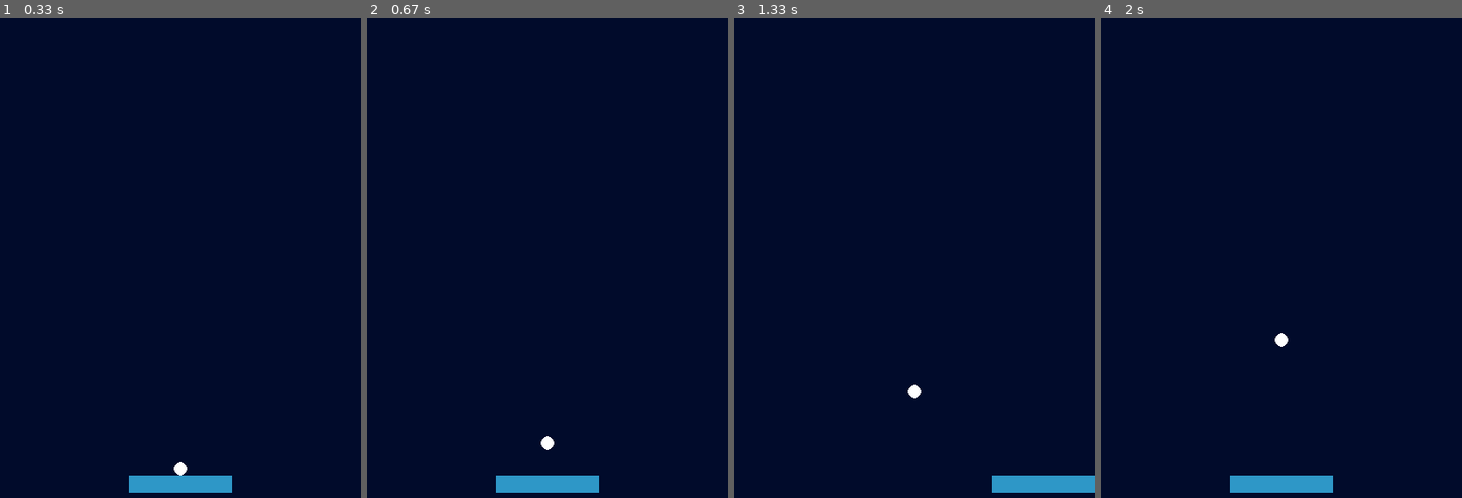
Above: before the commit, frames 1-4 (left to right).
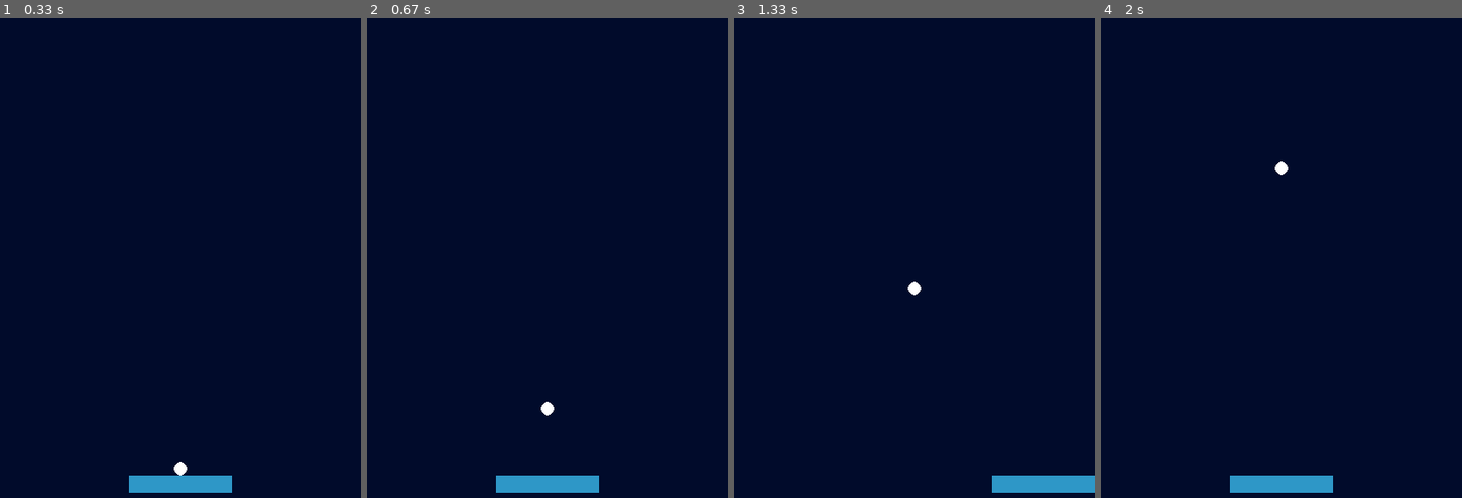
Above: after the commit, the same moments.

Repository: SebasMorales1/arkanoid-pygame
Game: pygame game, started from main.py
The game is run twice, just before and just after one commit, with the same random seed, the same clock (stepped at 60 frames per second) and the same inputs.
Inputs:
- Up to frame 1 (0.33 s): no input
- Up to frame 2 (0.67 s): tap Space at 0.33 s
- Up to frame 3 (1.33 s): hold Right 0.67-1.13 s; tap Space at 0.73, 1.03, 1.23 s; hold Right from 1.17 s (still down)
- Up to frame 4 (2 s): tap Space at 1.53, 1.73 s; release Right at 1.63 s; hold Left from 1.67 s (still down)

Frame 1 is identical in both runs. In frame 2, 0.2% of the frame differs, in the area x 48-52%, y 79-90%; in frame 3, 0.2%; in frame 4, 0.2%.

Commit message:
Add gameover window

Diff:
--- a/entities.py
+++ b/entities.py
@@ -25,7 +25,7 @@
 class Ball:
     def __init__(self, pos, radius, sticked):
         self.color = (255, 255, 255)
-        self.speed = 3
+        self.speed = 7
         self.state = 0 # State = 0: sticky 1: in movement
         self.radius = radius
         self.xdirection = 0
--- a/main.py
+++ b/main.py
@@ -1,4 +1,6 @@
 import pygame
+import sys
+import os
 from entities import *
 
 # Configs
@@ -11,16 +13,25 @@
 BALL_INITIAL_STICKED = PLAYER_WIDTH//2
 BALL_INITIAL_POS = (PLAYER_INITIAL_POS[0]+BALL_INITIAL_STICKED, PLAYER_INITIAL_POS[1]-BALL_RADIUS)
 
+WHITE = (255, 255, 255)
+GRAY1 = (212, 212, 212)
+AQUA = (171, 245, 245)
+
 def main():
     pygame.init()
     pygame.display.set_caption("Arkanoid clone - pygame")
     screen = pygame.display.set_mode(SCREEN_SIZE)
 
     running = True
+    gameover = False
 
     player = Player(list(PLAYER_INITIAL_POS), PLAYER_WIDTH)
     ball = Ball(list(BALL_INITIAL_POS), BALL_RADIUS, BALL_INITIAL_STICKED)
     clock = pygame.time.Clock()
+
+    font_route = os.path.join(os.path.dirname(__file__), "gameover.ttf")
+    font = pygame.font.Font(font_route, 25)
+    font2 = pygame.font.Font(font_route, 15)
 
     while running:
         clock.tick(30)
@@ -33,6 +44,35 @@
                     if ball.state == 0:
                         ball.ydirection = -1
                         ball.state = 1
+                    elif gameover:
+                        # Restart player and ball props
+                        gameover = False
+                        player.pos = list(PLAYER_INITIAL_POS)
+
+                        ball.state = 0
+                        ball.pos = list(BALL_INITIAL_POS)
+                        ball.sticked = BALL_INITIAL_STICKED
+                        ball.xdirection = 0
+                        ball.ydirection = 0
+
+                        continue
+
+        if ball.pos[1] > SCREEN_SIZE[1]:
+            gameover = True
+
+            gameover_text = font.render("GAMEOVER", True, WHITE)
+            score = font2.render(f"Score: {0}", True, GRAY1)
+            max_score = font2.render(f"Max score: {0}", True, GRAY1)
+            restart_text = font2.render(f"<space> Play again", True, AQUA)
+
+            screen.fill(BG_COLOR)
+            screen.blit(score, (20,140))
+            screen.blit(max_score, (20,180))
+            screen.blit(gameover_text, (SCREEN_SIZE[0]//2 - gameover_text.get_width()//2, 80))
+            screen.blit(restart_text, (SCREEN_SIZE[0]//2 - restart_text.get_width()//2, SCREEN_SIZE[1]-100))
+
+            pygame.display.flip()
+            continue
 
         keys = pygame.key.get_pressed()
         player.movement(keys)
@@ -49,3 +89,5 @@
 
 if __name__ == "__main__":
     main()
+    pygame.quit()
+    sys.exit()
Binary file added: gameover.ttf
Not shown, changed: .gitignore
